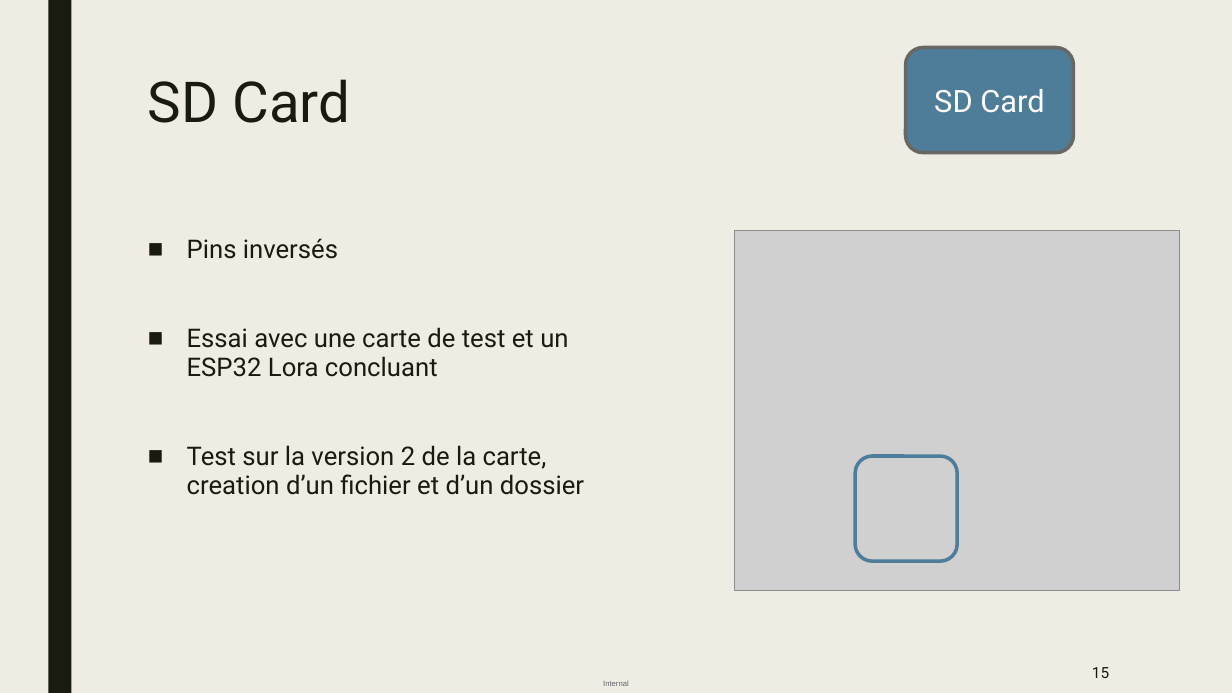
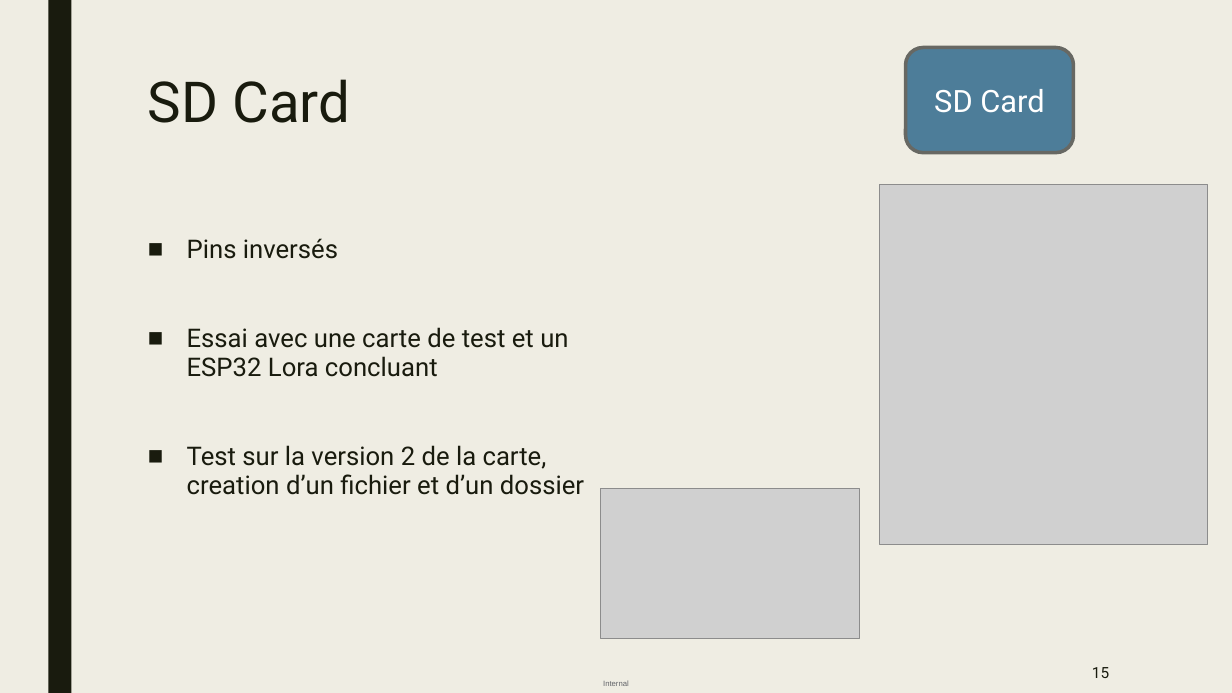
Before and after one commit to antopoid/Projet-frelons, a slide deck: slide 15 of Présentation_soutenance.pptx. Drawn at 1232x693 pixels with LibreOffice and Linux fonts; fonts in the diff are those of the drawing; grey boxes stand for pictures. Boxes give left, top, right and bottom in pixels: in the first picture for what was removed or moved away, otherwise in the second. Text is boxed around its words. In the diff, an @@ line names an element or a change of style, - is before the commit and + after.

```diff
--- a/Présentation_soutenance.pptx
+++ b/Présentation_soutenance.pptx
@@ picture: place and size @@
-picture at [735, 231, 1179, 591]
+picture at [879, 184, 1208, 544]
@@ rounded rectangle removed at [856, 457, 958, 562] @@
@@ picture added at [601, 488, 860, 638] @@
```
Also in this commit, not shown: 4 other slides changed.
